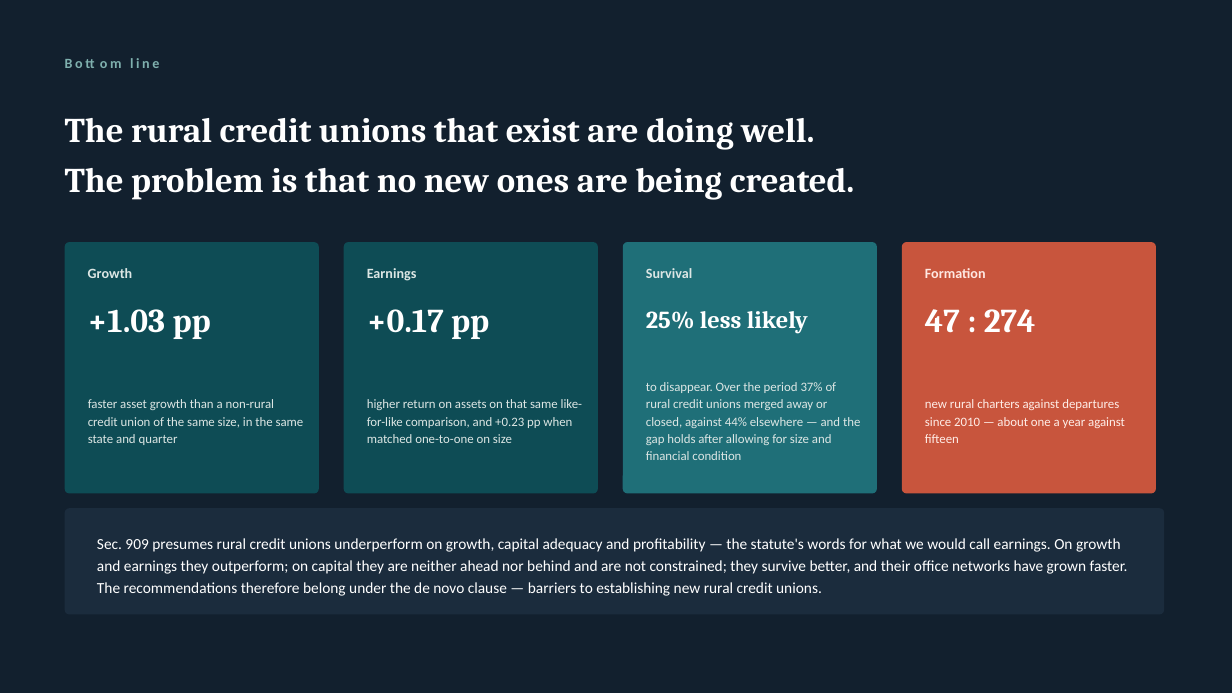
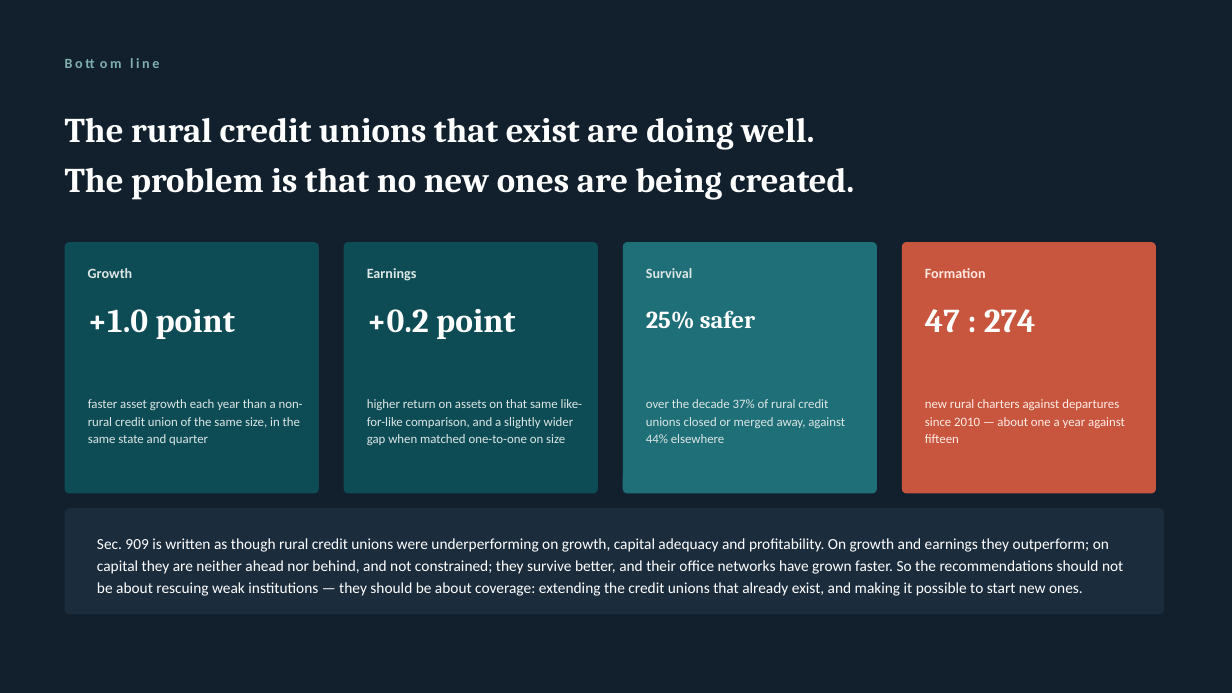
Before and after one commit to saurabhcdatta/Rural-Credit-Unions, a slide deck: slide 3 of Rural.pptx. Drawn at 1232x693 pixels with LibreOffice and Linux fonts; fonts in the diff are those of the drawing. Boxes give left, top, right and bottom in pixels: in the first picture for what was removed or moved away, otherwise in the second. Text is boxed around its words. In the diff, an @@ line names an element or a change of style, - is before the commit and + after.

```diff
--- a/Rural.pptx
+++ b/Rural.pptx
@@ text at bbox=[88, 309, 235, 339]: text changed @@
-+1.03 pp
++1.0 point
@@ text at bbox=[367, 309, 515, 339]: text changed @@
-+0.17 pp
++0.2 point
@@ text at bbox=[646, 310, 755, 329]: text changed @@
-25% less likely
+25% safer
@@ text at bbox=[88, 399, 303, 445]: text changed @@
-faster asset growth than a non-rural credit union of the same size, in the same state and quarter
+faster asset growth each year than a non-rural credit union of the same size, in the same state and quarter
@@ text at bbox=[367, 399, 583, 445]: text changed @@
-higher return on assets on that same like-for-like comparison, and +0.23 pp when matched one-to-one on size
+higher return on assets on that same like-for-like comparison, and a slightly wider gap when matched one-to-one on size
@@ text at bbox=[646, 399, 845, 443]: text changed @@
-to disappear. Over the period 37% of rural credit unions merged away or closed, against 44% elsewhere — and the gap holds after allowing for size and financial condition
+over the decade 37% of rural credit unions closed or merged away, against 44% elsewhere
@@ text at bbox=[97, 538, 1123, 596]: text changed @@
-Sec. 909 presumes rural credit unions underperform on growth, capital adequacy and profitability — the statute's words for what we would call earnings. On growth and earnings they outperform; on capital they are neither ahead nor behind and are not constrained; they survive better, and their office networks have grown faster. The recommendations therefore belong under the de novo clause — barriers to establishing new rural credit unions.
+Sec. 909 is written as though rural credit unions were underperforming on growth, capital adequacy and profitability. On growth and earnings they outperform; on capital they are neither ahead nor behind, and not constrained; they survive better, and their office networks have grown faster. So the recommendations should not be about rescuing weak institutions — they should be about coverage: extending the credit unions that already exist, and making it possible to start new ones.
```
Also in this commit, not shown: 8 other slides changed.
